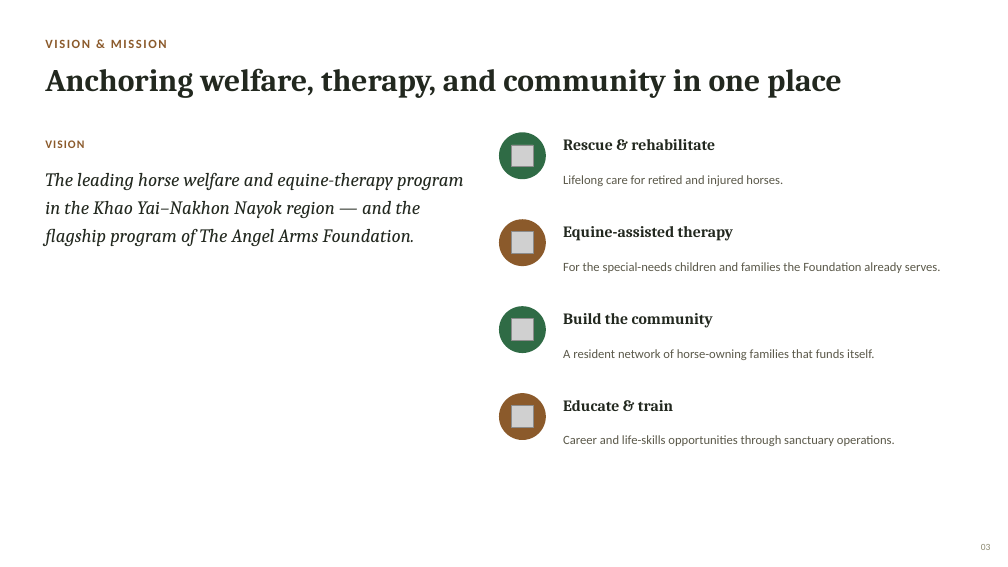
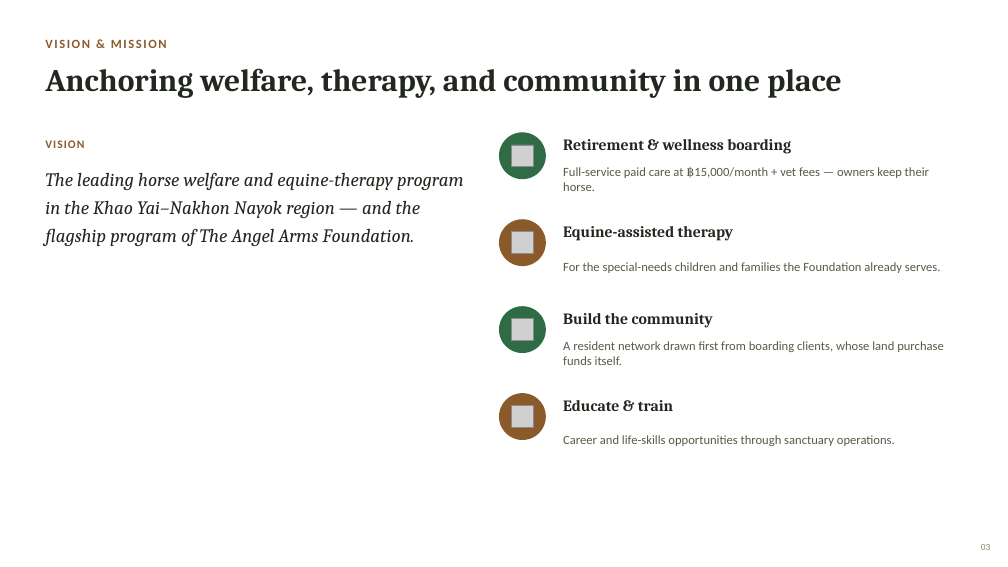
Before and after one commit to apinyacode/FarmDeApp, a slide deck: slide 3 of business-plan/presentation/Angel_Arms_Sanctuary_Plan.pptx. Drawn at 1008x567 pixels with LibreOffice and Linux fonts; fonts in the diff are those of the drawing; grey boxes stand for pictures. Boxes give left, top, right and bottom in pixels: in the first picture for what was removed or moved away, otherwise in the second. Text is boxed around its words. In the diff, an @@ line names an element or a change of style, - is before the commit and + after.

```diff
--- a/business-plan/presentation/Angel_Arms_Sanctuary_Plan.pptx
+++ b/business-plan/presentation/Angel_Arms_Sanctuary_Plan.pptx
@@ text at box(563, 139, 791, 154): text changed @@
-Rescue & rehabilitate
+Retirement & wellness boarding
@@ text at box(563, 167, 929, 191): text changed @@
-Lifelong care for retired and injured horses.
+Full-service paid care at ฿15,000/month + vet fees — owners keep their horse.
@@ text at box(563, 341, 944, 365): text changed @@
-A resident network of horse-owning families that funds itself.
+A resident network drawn first from boarding clients, whose land purchase funds itself.
```
Also in this commit, not shown: 11 other slides changed, 1 other file.
